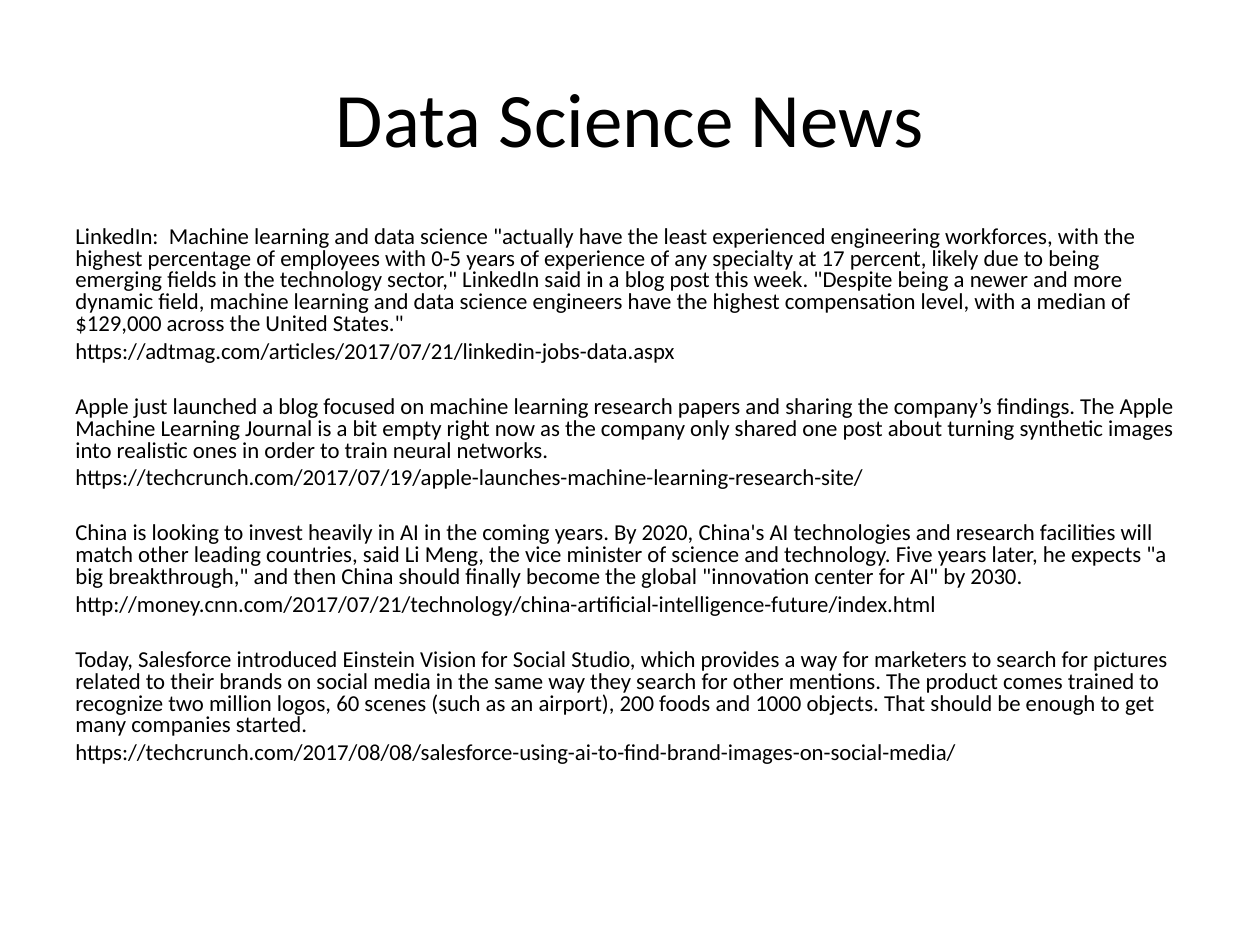
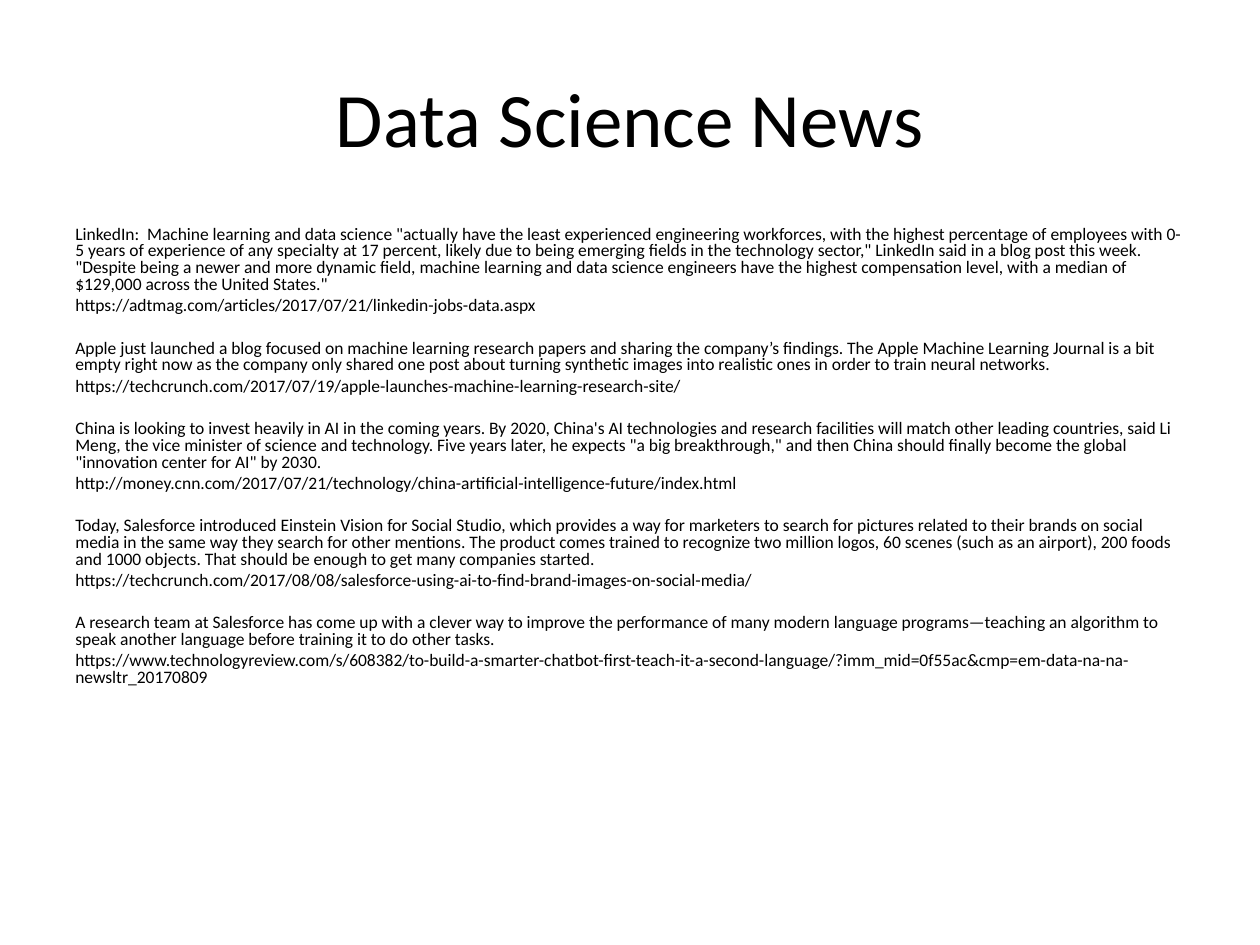
Before and after one commit to dsindy/presentations, a slide deck: slide 1 of 2017-08/Data Science news.ppt. Drawn at 1260x945 pixels with LibreOffice and Linux fonts; fonts in the diff are those of the drawing. Boxes give left, top, right and bottom in pixels: in the first picture for what was removed or moved away, otherwise in the second. Text is boxed around its words. In the diff, an @@ line names an element or a change of style, - is before the commit and + after.

Commit message:
update news

```diff
--- a/2017-08/Data Science news.ppt
+++ b/2017-08/Data Science news.ppt
@@ text at <box>75,228,1181,589</box>: size 13 to 10 pt in "LinkedIn: Machine learning and data science "actually ...", "https://adtmag.com/articles/2017/07/21/linkedin-jobs-data.as ...", "Apple just launched a blog focused on ...", "https://techcrunch.com/2017/07/19/apple-launches-machine-lea ..." and 4 more places @@
@@ text at <box>75,616,1158,686</box>: paragraphs added @@
+A research team at Salesforce has come up with a clever way to improve the performance of many modern language programs—teaching an algorithm to speak another language before training it to do other tasks.
+https://www.technologyreview.com/s/608382/to-build-a-smarter-chatbot-first-teach-it-a-second-language/?imm_mid=0f55ac&cmp=em-data-na-na-newsltr_20170809
```
Also in this commit, not shown: 1 other slide changed, 1 other file.
